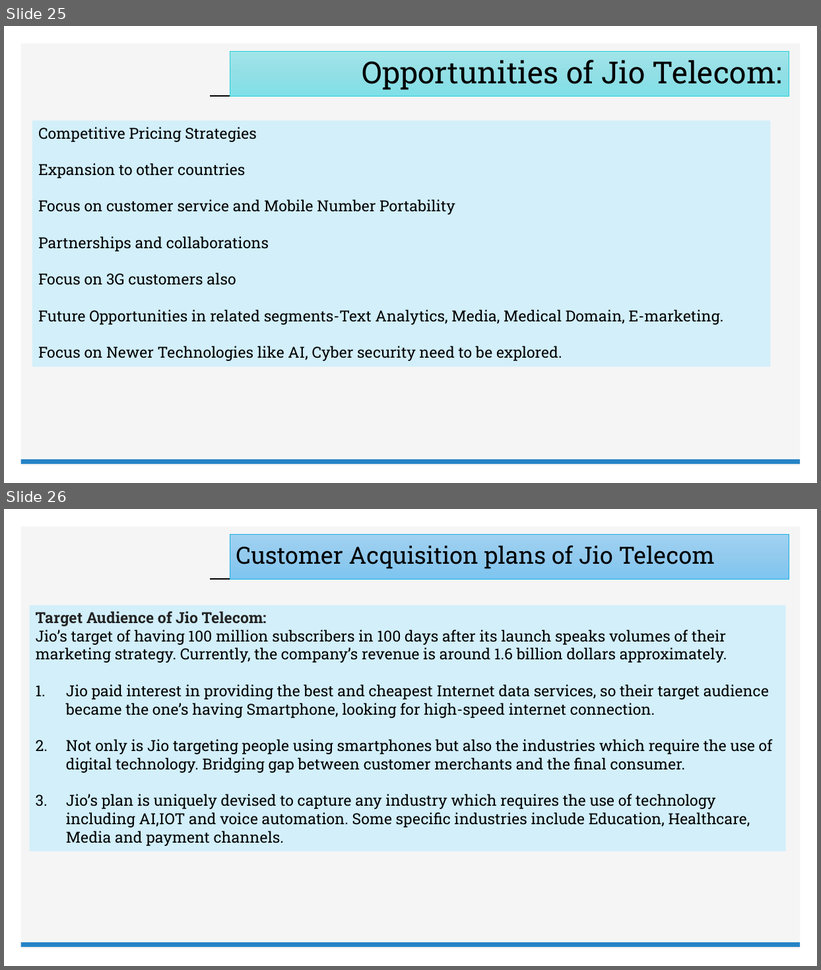
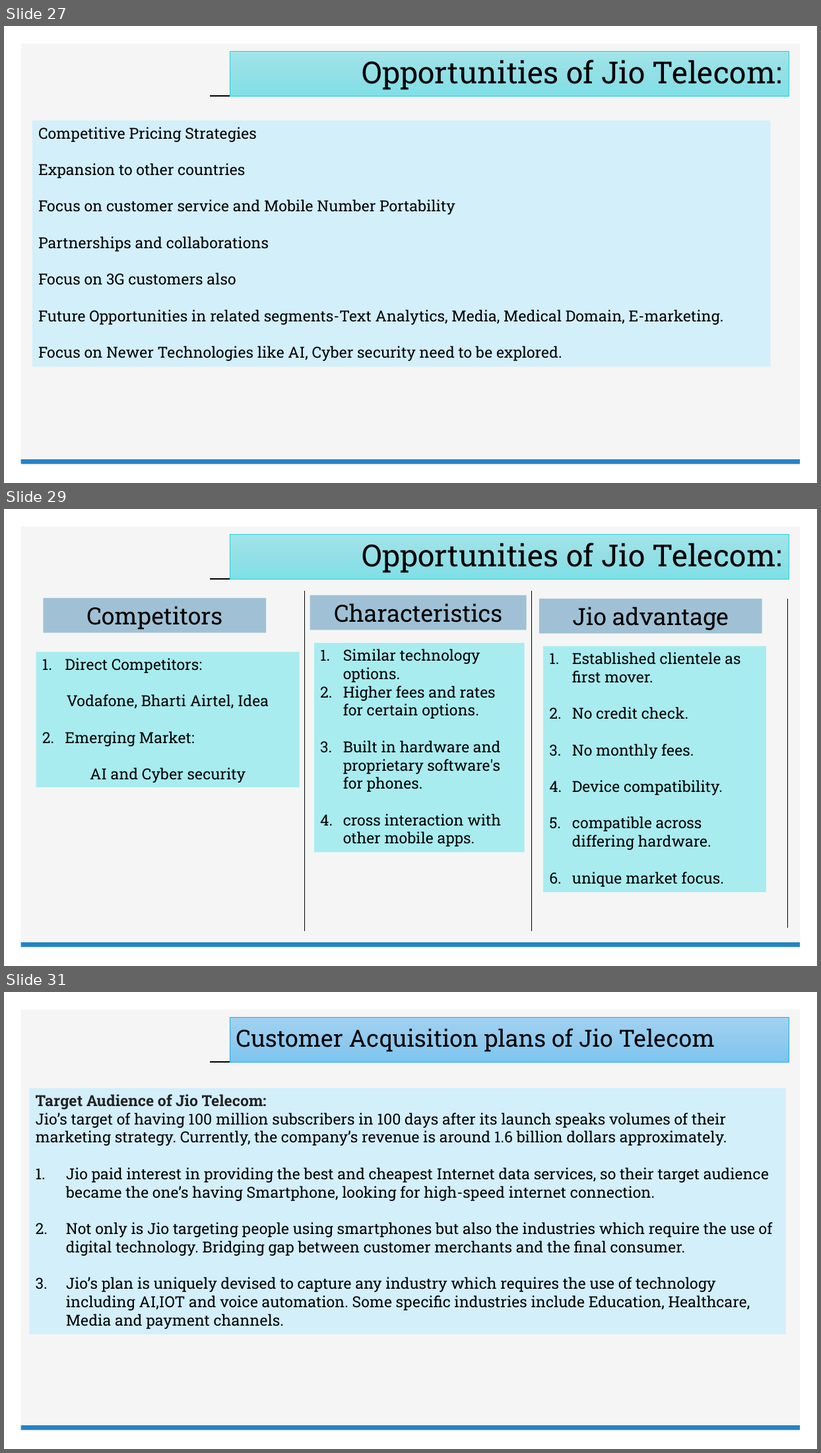
Before and after one commit to Embedded-org/ACCOMPLISHMENTS, a slide deck: SecondYearModule 02-Day 04/JIO_BUSINESS_PLAN.pptx. Shown one above the other, each under a label of ours: slides 25 and 26 before the commit, slides 27, 29 and 31 after it; the slides between them are not shown. The pictures are 821x970 and 821x1453 pixels, drawn with LibreOffice and Linux fonts; fonts in the diff are those of the drawing; background and template pictures are left out. Boxes give left, top, right and bottom in pixels: in the first picture for what was removed or moved away, otherwise in the second. Text is boxed around its words. In the diff, an @@ line names an element or a change of style, - is before the commit and + after.

```diff
--- a/SecondYearModule 02-Day 04/JIO_BUSINESS_PLAN.pptx
+++ b/SecondYearModule 02-Day 04/JIO_BUSINESS_PLAN.pptx
@@ slide 29 added at (4,509,817,966), background #FFFFFF; not listed: 3 template elements that a slide beside it also shows @@
@@ title added at (230,535,789,579), fill gradient #A2E5EB to #94E0E6 to #7FE0E7, outline #27CED7 0.5 pt, 36 pt, text #000000 @@
+Opportunities of Jio Telecom:
@@ rectangle added at (43,598,266,633), fill #A0C1D5, 28 pt, text #000000 @@
+Competitors
@@ line added from (305, 591) to (305, 931), #000000 0.5 pt @@
@@ rectangle added at (310,595,527,630), fill #A0C1D5, 28 pt, text #000000 @@
+Characteristics
@@ line added from (532, 591) to (532, 931), #000000 0.5 pt @@
@@ rectangle added at (539,599,763,634), fill #A0C1D5, 28 pt, text #000000 @@
+Jio advantage
@@ line added from (788, 599) to (788, 928), #000000 0.5 pt @@
@@ rectangle added at (314,643,525,852), fill #A8ECEF, 18 pt, text #000000 @@
+1. Similar technology options.
+2. Higher fees and rates for certain options.
+3. Built in hardware and proprietary software's for phones.
+4. cross interaction with other mobile apps.
@@ rectangle added at (543,646,766,892), fill #A8ECEF, 18 pt, text #000000 @@
+1. Established clientele as first mover.
+2. No credit check.
+3. No monthly fees.
+4. Device compatibility.
+5. compatible across differing hardware.
+6. unique market focus.
@@ rectangle added at (36,652,300,787), fill #A8ECEF, 18 pt, text #000000 @@
+1. Direct Competitors:
+Vodafone, Bharti Airtel, Idea
+2. Emerging Market:
+AI and Cyber security
@@ what was slide 25 is now slide 27 @@
@@ what was slide 26 is now slide 31 @@
```
Also in this commit, not shown: 1 slide changed, 4 other slides added.
